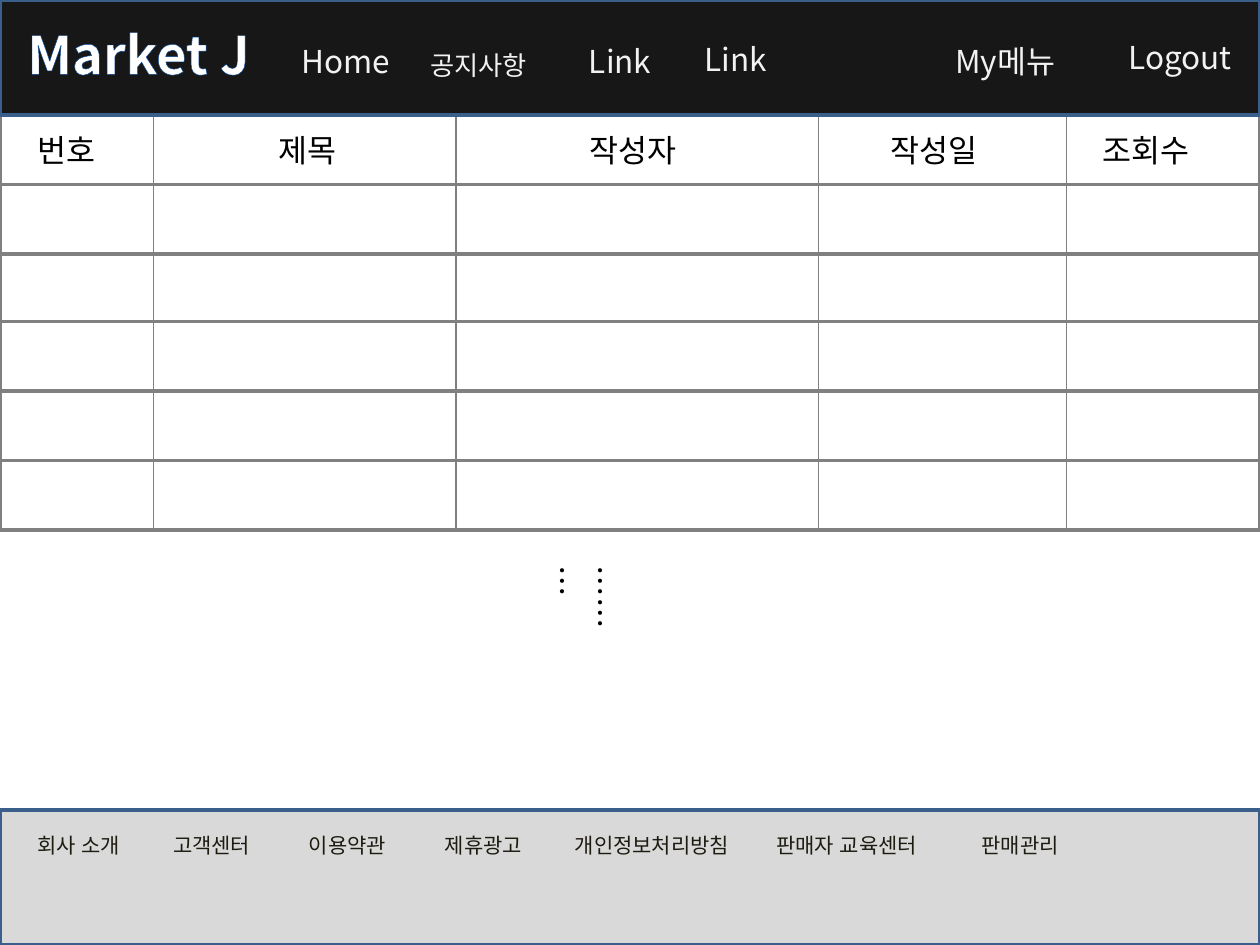
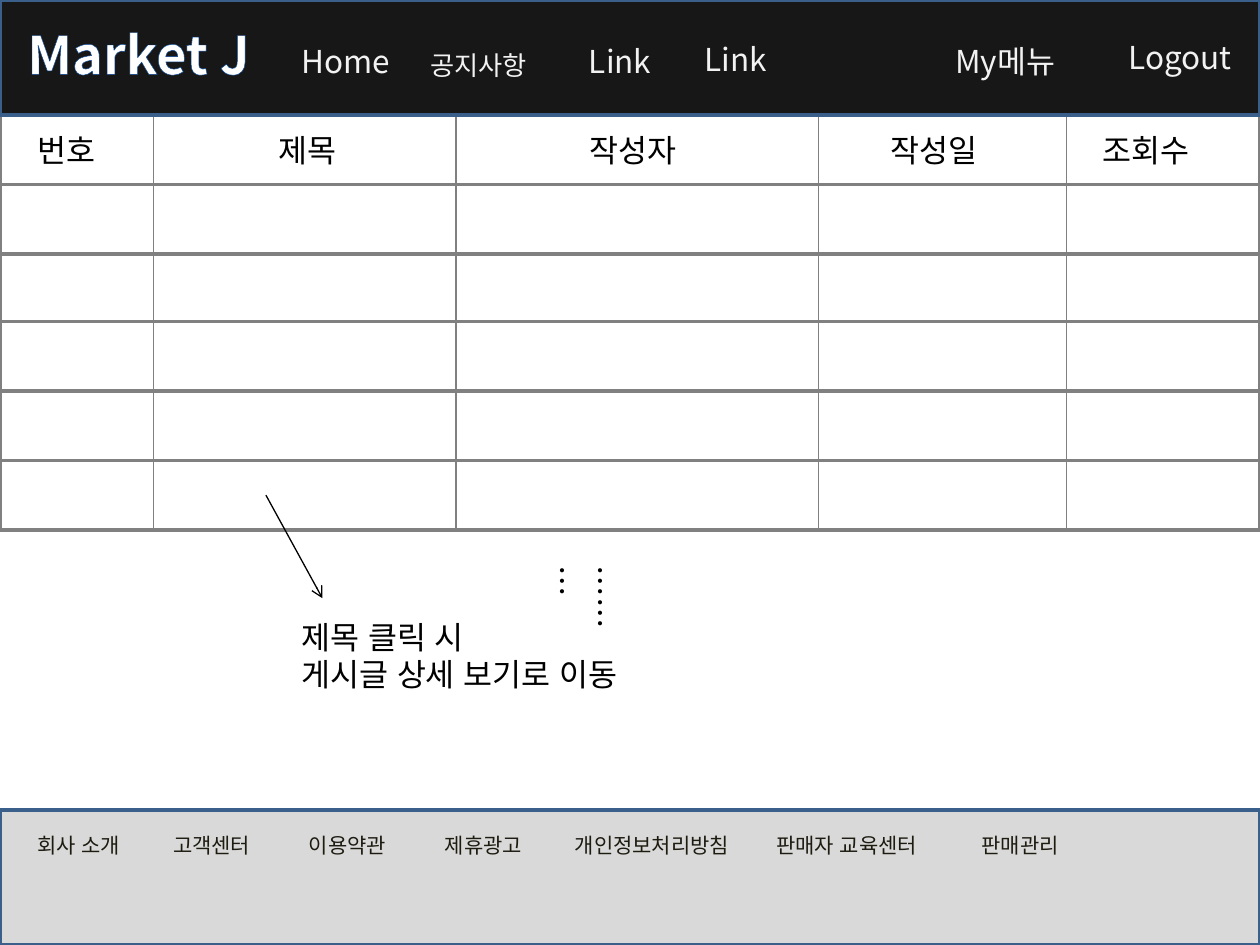
Before and after one commit to rosangels2/market, a slide deck: slide 16 of 포트폴리오/스토리보드/스토리보드.pptx (slide 13 before the commit). Drawn at 1260x945 pixels with LibreOffice and Linux fonts; fonts in the diff are those of the drawing. Boxes give left, top, right and bottom in pixels: in the first picture for what was removed or moved away, otherwise in the second. Text is boxed around its words. In the diff, an @@ line names an element or a change of style, - is before the commit and + after.

```diff
--- a/포트폴리오/스토리보드/스토리보드.pptx
+++ b/포트폴리오/스토리보드/스토리보드.pptx
@@ arrow added from (266, 495) to (323, 598), #000000 0.75 pt @@
@@ text added at <box>301,623,618,689</box>, 18 pt, text #000000 @@
+제목 클릭 시
+게시글 상세 보기로 이동
```
Also in this commit, not shown: 10 other slides changed, 14 slides added, 18 slides removed.
